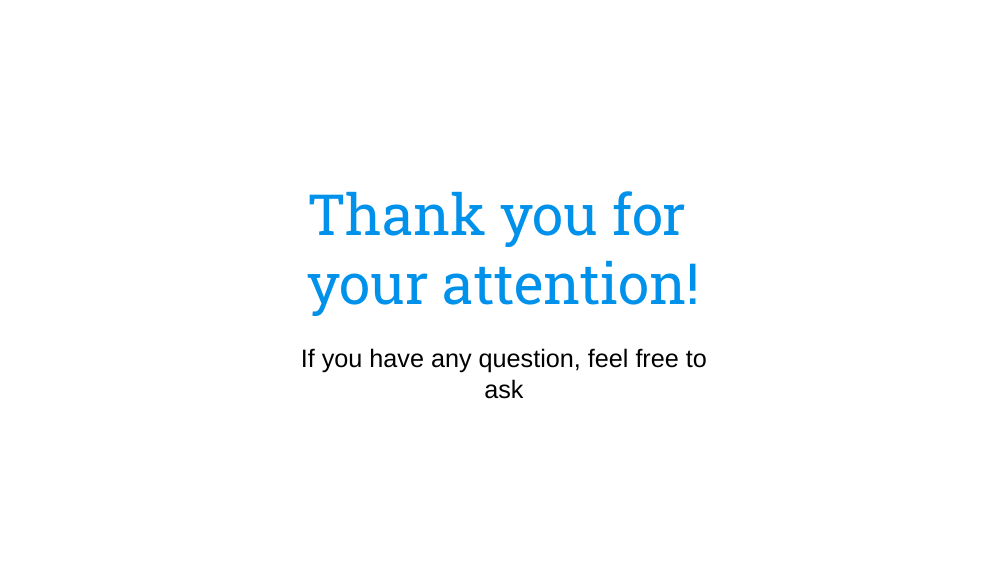
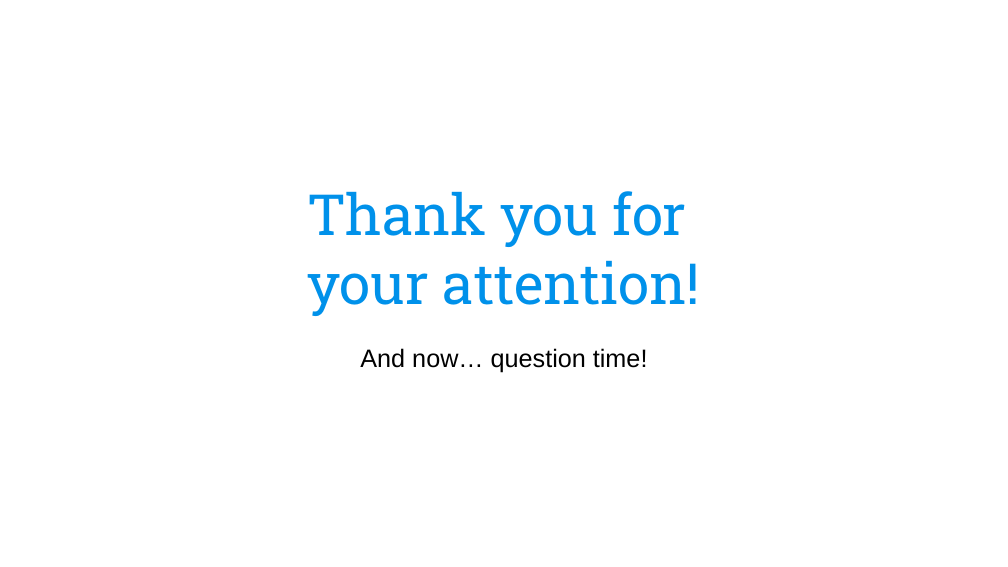
Before and after one commit to CarolinaBianchi/ETPsolver, a slide deck: slide 42 of Optimization/doc/ETPslides_OMAAL_group11.pptx (slide 34 before the commit). Drawn at 1008x567 pixels with LibreOffice and Linux fonts; fonts in the diff are those of the drawing; background and template pictures are left out. Boxes give left, top, right and bottom in pixels: in the first picture for what was removed or moved away, otherwise in the second. Text is boxed around its words. In the diff, an @@ line names an element or a change of style, - is before the commit and + after.

```diff
--- a/Optimization/doc/ETPslides_OMAAL_group11.pptx
+++ b/Optimization/doc/ETPslides_OMAAL_group11.pptx
@@ text at [360,348,648,373]: text changed @@
-If you have any question, feel free to ask
+And now… question time!
```
Also in this commit, not shown: 15 other slides changed, 12 slides added, 4 slides removed.
